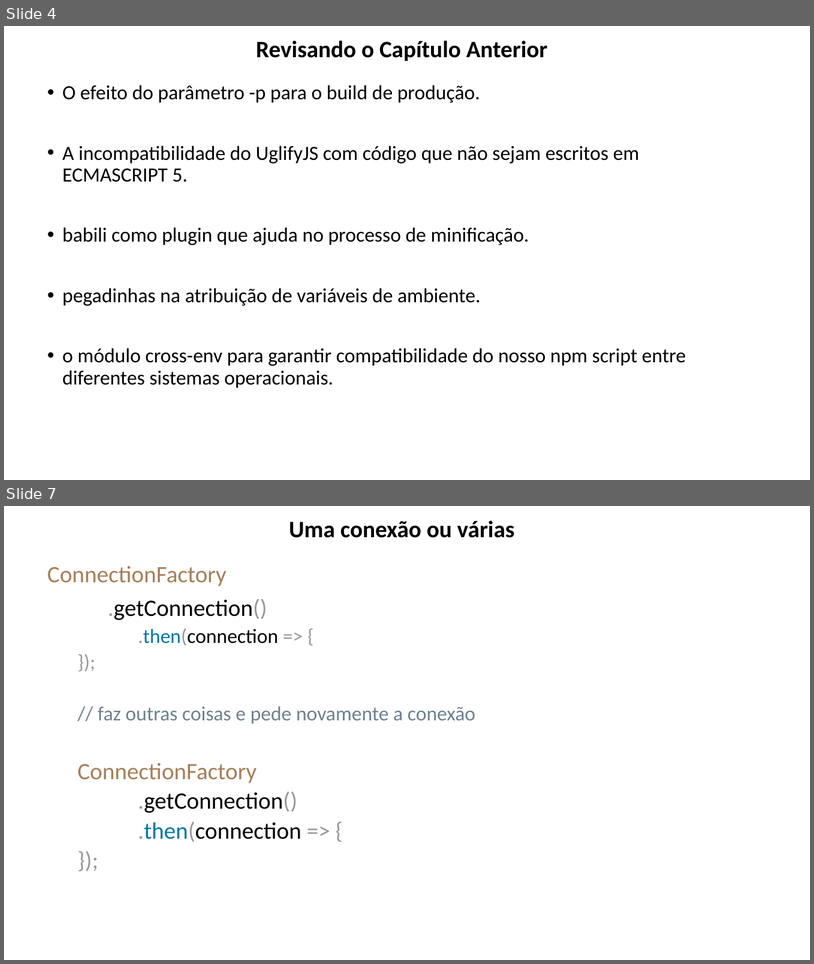
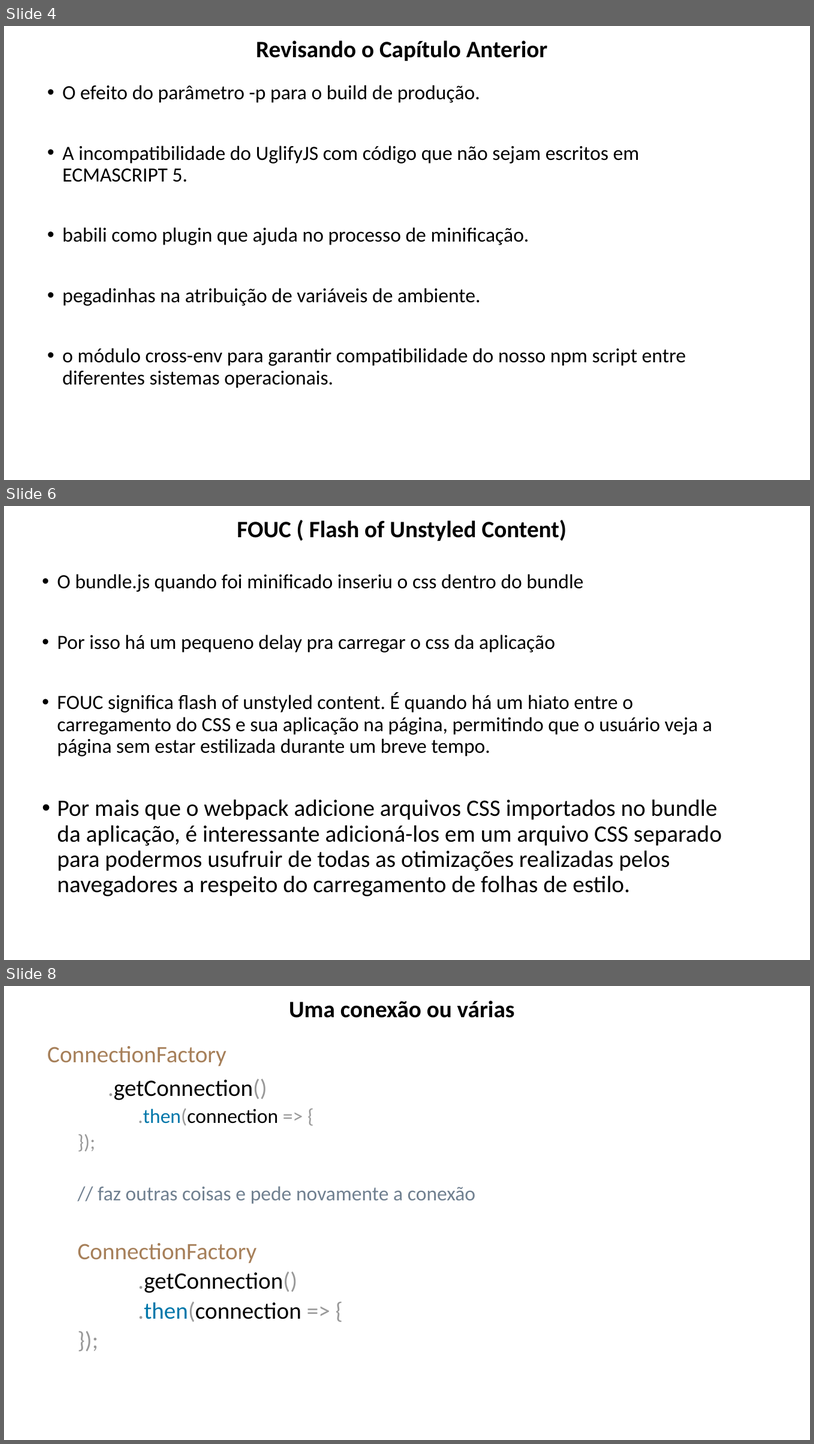
Before and after one commit to lacsousa/webpack, a slide deck: docs/Webpack-resumo.pptx. Shown one above the other, each under a label of ours: slides 4 and 7 before the commit, slides 4, 6 and 8 after it; the slides between them are not shown. The pictures are 814x964 and 814x1444 pixels, drawn with LibreOffice and Linux fonts; fonts in the diff are those of the drawing. Boxes give left, top, right and bottom in pixels: in the first picture for what was removed or moved away, otherwise in the second. Text is boxed around its words. In the diff, an @@ line names an element or a change of style, - is before the commit and + after.

Commit message:
Tratando arquivos CSS como módulos

```diff
--- a/docs/Webpack-resumo.pptx
+++ b/docs/Webpack-resumo.pptx
@@ slide 6 added at (4,506,810,960), background #FFFFFF @@
@@ title added at (237,520,567,541), 28 pt, text #000000, bold @@
+FOUC ( Flash of Unstyled Content)
@@ text added at (57,574,722,896), 24 pt, text #000000 @@
+• O bundle.js quando foi minificado inseriu o css dentro do bundle
+• Por isso há um pequeno delay pra carregar o css da aplicação
+• FOUC significa flash of unstyled content. É quando há um hiato entre o carregamento do CSS e sua aplicação na página, permitindo que o usuário veja a página sem estar estilizada durante um breve tempo.
+• Por mais que o webpack adicione arquivos CSS importados no bundle da aplicação, é interessante adicioná-los em um arquivo CSS separado para podermos usufruir de todas as otimizações realizadas pelos navegadores a respeito do carregamento de folhas de estilo.
@@ what was slide 7 is now slide 8 @@
```
Also in this commit, not shown: 1 slide changed, 1 other slide added, 2 slides removed, 6 other files.
